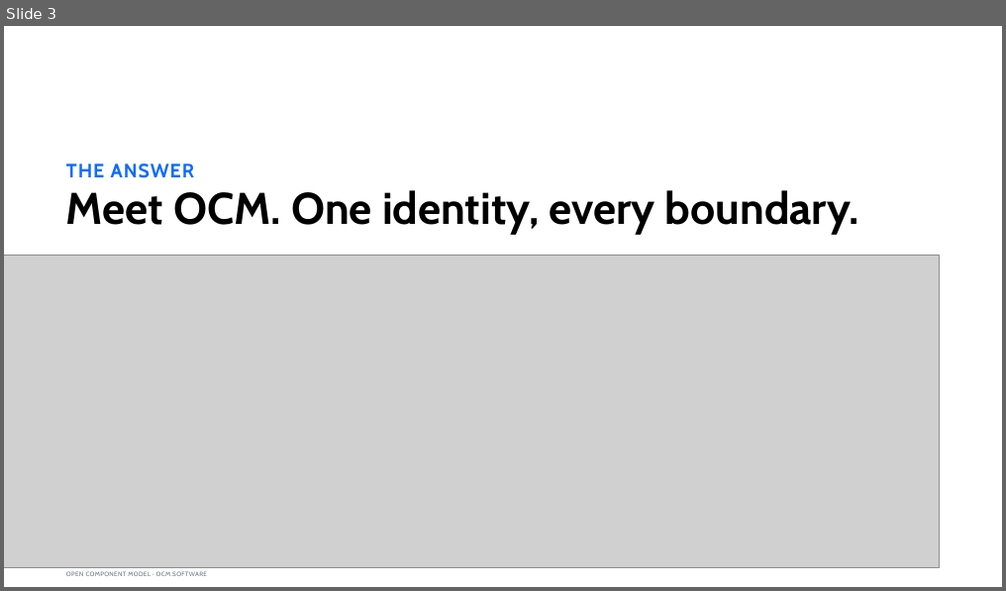
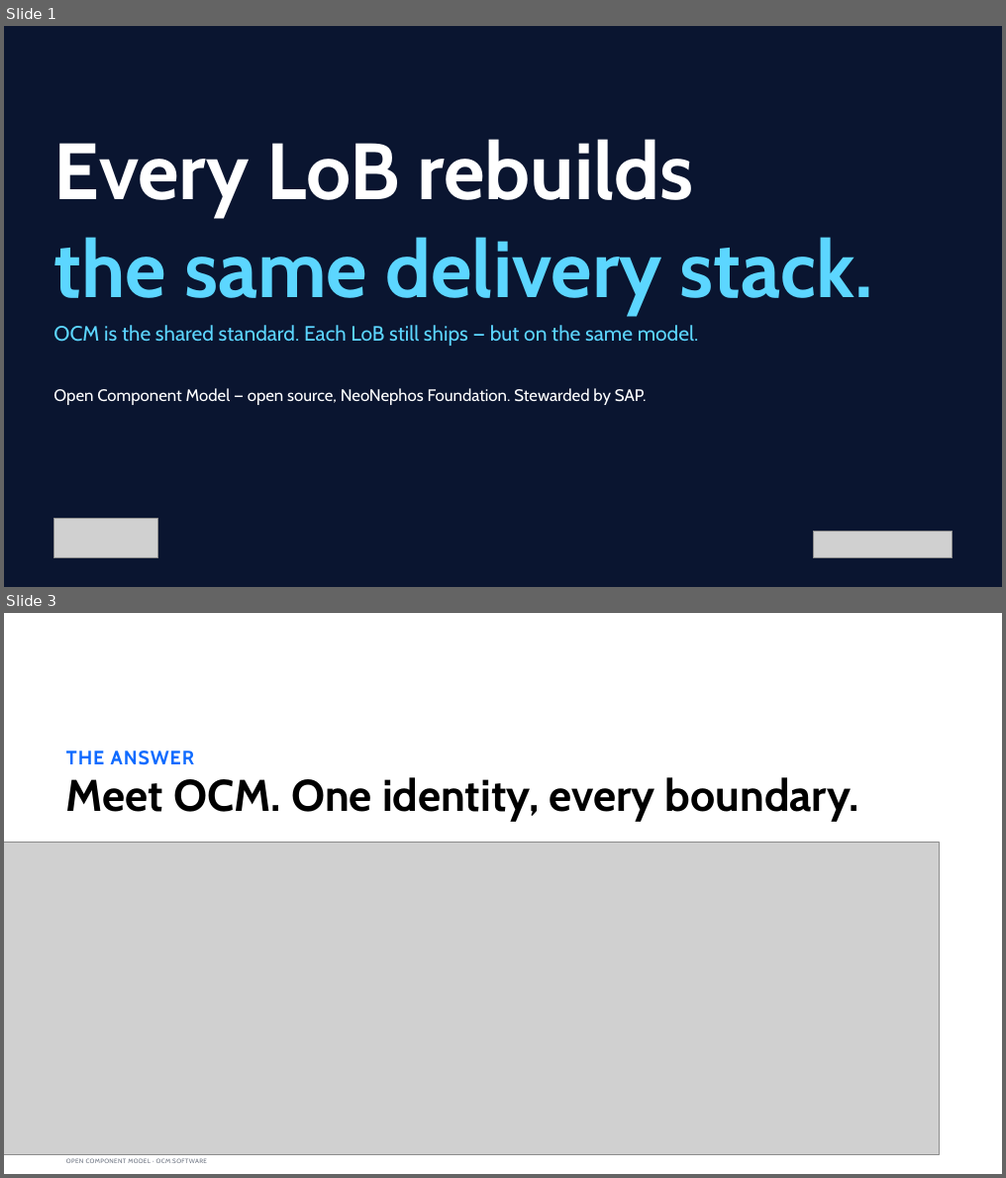
Before and after one commit to morri-son/open-component-model, a slide deck: docs/community/marketing/decks/exec-phase1/OCM-Sovereign-Delivery-Internal-Sponsor.pptx. Shown one above the other, each under a label of ours: slide 3 before the commit, slides 1 and 3 after it; the slides between them are not shown. The pictures are 1006x591 and 1006x1178 pixels, drawn with LibreOffice and Linux fonts; fonts in the diff are those of the drawing; grey boxes stand for pictures; background and template pictures are left out. Boxes give left, top, right and bottom in pixels: in the first picture for what was removed or moved away, otherwise in the second. Text is boxed around its words. In the diff, an @@ line names an element or a change of style, - is before the commit and + after.

```diff
--- a/docs/community/marketing/decks/exec-phase1/OCM-Sovereign-Delivery-Internal-Sponsor.pptx
+++ b/docs/community/marketing/decks/exec-phase1/OCM-Sovereign-Delivery-Internal-Sponsor.pptx
@@ slide 1 added at (4,26,1002,587), background picture (left out) @@
@@ title added at (54,139,694,216), 115 pt, text #FFFFFF, bold @@
+Every LoB rebuilds
@@ text added at (54,237,874,315), 115 pt, text gradient #FFFFFF to #5CD6FF to #0F6BFF, bold @@
+the same delivery stack.
@@ text added at (54,325,699,346), 30 pt, text #5CD6FF @@
+OCM is the shared standard. Each LoB still ships — but on the same model.
@@ text added at (54,388,647,405), 24 pt, text #FFFFFF @@
+Open Component Model — open source, NeoNephos Foundation. Stewarded by SAP.
@@ picture added at (54,519,157,559) @@
@@ picture added at (813,531,952,558) @@
```
Also in this commit, not shown: 4 slides changed, 1 slide removed, 10 other files.
